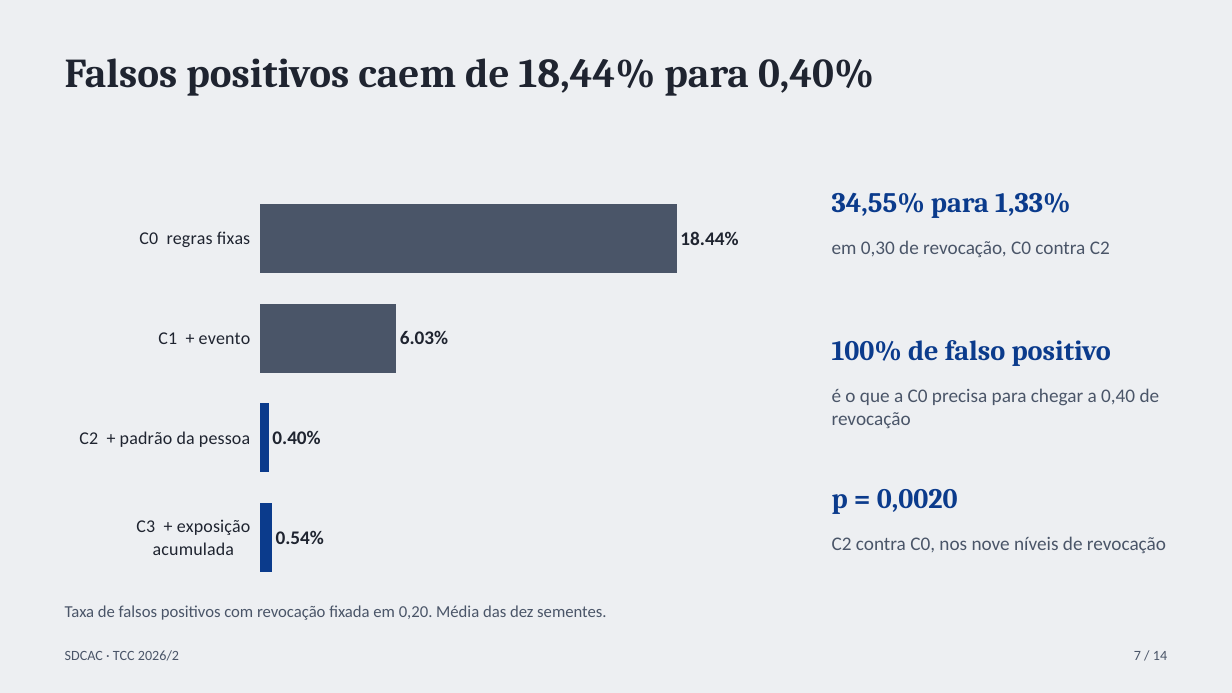
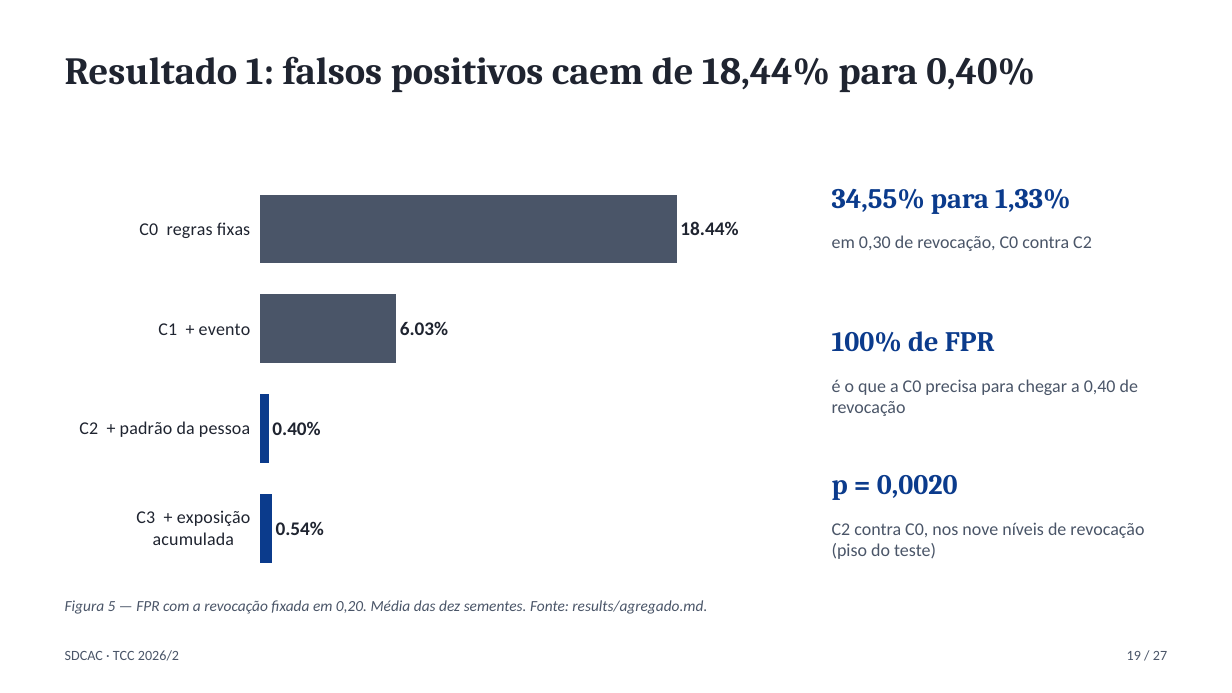
Before and after one commit to Codexrocks/TCC_SDCAC, a slide deck: slide 19 of apresentacao/apresentacao-sdcac.pptx (slide 7 before the commit). Drawn at 1232x693 pixels with LibreOffice and Linux fonts; fonts in the diff are those of the drawing. Boxes give left, top, right and bottom in pixels: in the first picture for what was removed or moved away, otherwise in the second. Text is boxed around its words. In the diff, an @@ line names an element or a change of style, - is before the commit and + after.

```diff
--- a/apresentacao/apresentacao-sdcac.pptx
+++ b/apresentacao/apresentacao-sdcac.pptx
@@ background #EDEFF2 to #FFFFFF @@
@@ text at <box>65,56,1035,92</box>: text changed; size 32 to 30 pt @@
-Falsos positivos caem de 18,44% para 0,40%
+Resultado 1: falsos positivos caem de 18,44% para 0,40%
@@ bar chart: place and size @@
-bar chart at <box>65,180,795,596</box>
+bar chart at <box>65,171,795,587</box>
@@ text "34,55% para 1,33%": place and size @@
-text "34,55% para 1,33%" at <box>832,193,1071,218</box>
+text "34,55% para 1,33%" at <box>832,189,1071,214</box>
@@ text "em 0,30 de revocação, C0 ..." at <box>832,235,1092,251</box>: size 15 to 14 pt @@
@@ text at <box>832,331,995,352</box>: text changed @@
-100% de falso positivo
+100% de FPR
@@ text "é o que a C0 ..." at <box>832,379,1138,416</box>: size 15 to 14 pt @@
@@ text "é o que a C0 ...": place and size @@
-text "é o que a C0 ..." at <box>832,388,1160,428</box>
+text "é o que a C0 ..." at <box>832,379,1138,416</box>
@@ text "p = 0,0020": place and size @@
-text "p = 0,0020" at <box>832,489,958,514</box>
+text "p = 0,0020" at <box>832,475,958,500</box>
@@ text at <box>832,522,1144,559</box>: text changed; size 15 to 14 pt @@
-C2 contra C0, nos nove níveis de revocação
+C2 contra C0, nos nove níveis de revocação (piso do teste)
@@ text at <box>65,600,707,614</box>: text changed; size 13 to 12 pt; italic on @@
-Taxa de falsos positivos com revocação fixada em 0,20. Média das dez sementes.
+Figura 5 — FPR com a revocação fixada em 0,20. Média das dez sementes. Fonte: results/agregado.md.
@@ text at <box>1127,651,1167,660</box>: text changed @@
-7 / 14
+19 / 27
```
Also in this commit, not shown: 5 other slides changed, 21 slides added, 8 slides removed, 6 other files.
